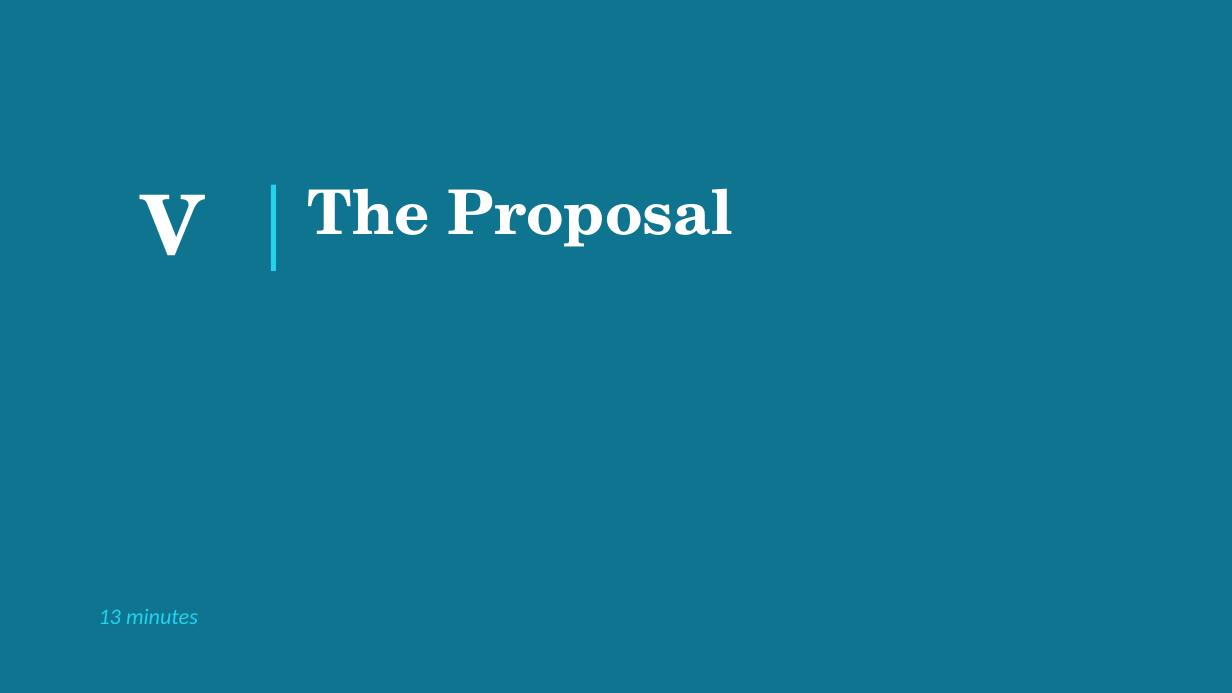
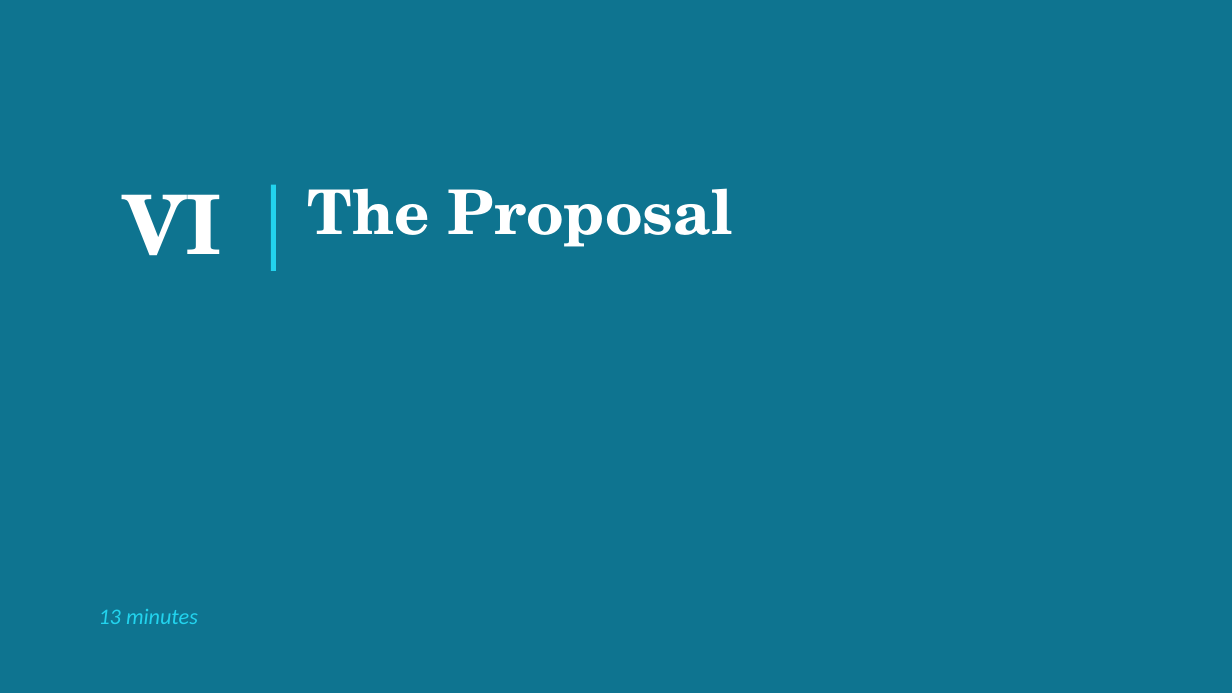
Before and after one commit to patrickkidd/ffrn-2026, a slide deck: slide 20 of 1-WHY_FAMILY/1-Why-Family.pptx. Drawn at 1232x693 pixels with LibreOffice and Linux fonts; fonts in the diff are those of the drawing. Boxes give left, top, right and bottom in pixels: in the first picture for what was removed or moved away, otherwise in the second. Text is boxed around its words. In the diff, an @@ line names an element or a change of style, - is before the commit and + after.

```diff
--- a/1-WHY_FAMILY/1-Why-Family.pptx
+++ b/1-WHY_FAMILY/1-Why-Family.pptx
@@ text at (123,194,222,256): text changed @@
-V
+VI
```
Also in this commit, not shown: 5 other slides changed, 1 slide added, 1 slide removed, 2 other files.
